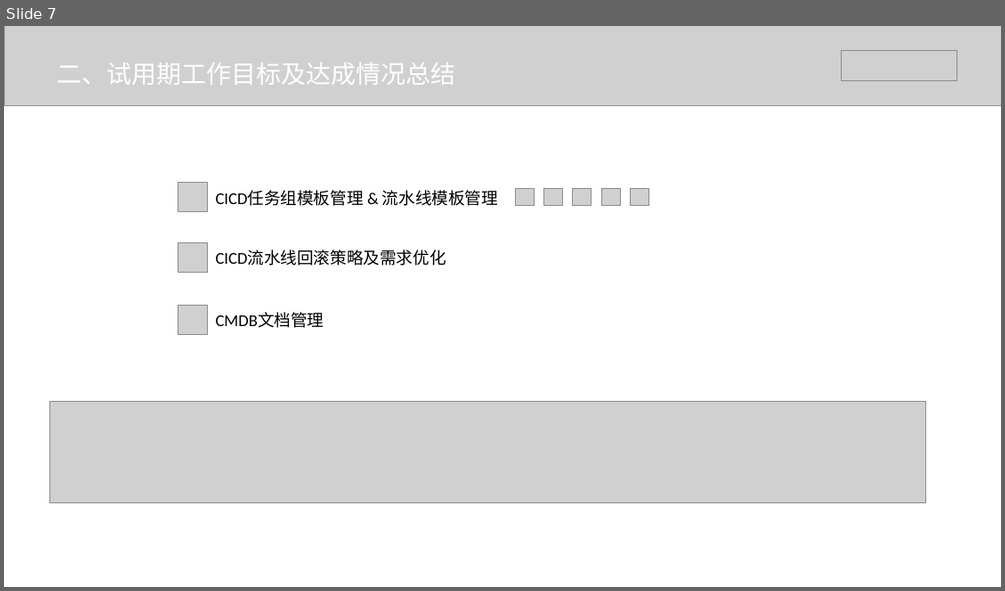
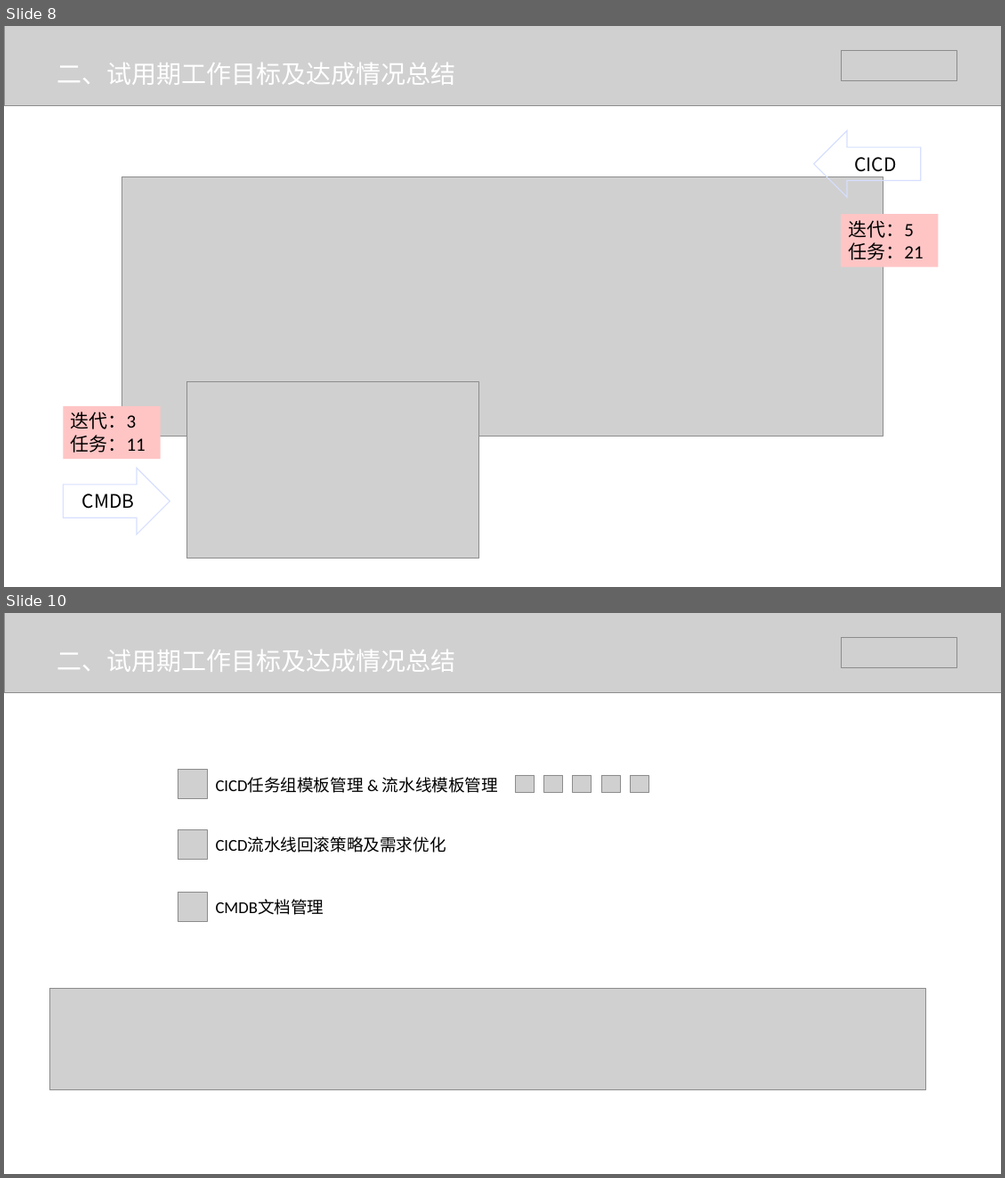
Before and after one commit to lvll-lll/get-get-climbing, a slide deck: doc/云平台部-吕利利转正答辩.pptx. Shown one above the other, each under a label of ours: slide 7 before the commit, slides 8 and 10 after it; the slides between them are not shown. The pictures are 1005x591 and 1005x1178 pixels, drawn with LibreOffice and Linux fonts; fonts in the diff are those of the drawing; grey boxes stand for pictures. Boxes give left, top, right and bottom in pixels: in the first picture for what was removed or moved away, otherwise in the second. Text is boxed around its words. In the diff, an @@ line names an element or a change of style, - is before the commit and + after.

```diff
--- a/doc/云平台部-吕利利转正答辩.pptx
+++ b/doc/云平台部-吕利利转正答辩.pptx
@@ slide 8 added at [4,26,1001,587], background #FFFFFF @@
@@ picture added at [4,26,1001,106] @@
@@ picture added at [841,51,956,81] @@
@@ text added at [57,62,456,85], 24 pt, text #FFFFFF @@
+二、试用期工作目标及达成情况总结
@@ left arrow added at [814,131,921,197], outline #D7DFFF 1 pt, 18 pt, text #000000 @@
+CICD
@@ picture added at [121,177,882,435] @@
@@ rectangle added at [841,214,938,267], fill #FFC5C5, 18 pt, text #000000 @@
+迭代：5
+任务：21
@@ picture added at [186,382,479,558] @@
@@ rectangle added at [63,406,161,459], fill #FFC5C5, 18 pt, text #000000 @@
+迭代：3
+任务：11
@@ right arrow added at [63,468,170,534], outline #D7DFFF 1 pt, 18 pt, text #000000 @@
+CMDB
@@ what was slide 7 is now slide 10 @@
```
Also in this commit, not shown: 2 slides changed, 2 other slides added, 3 other files.
